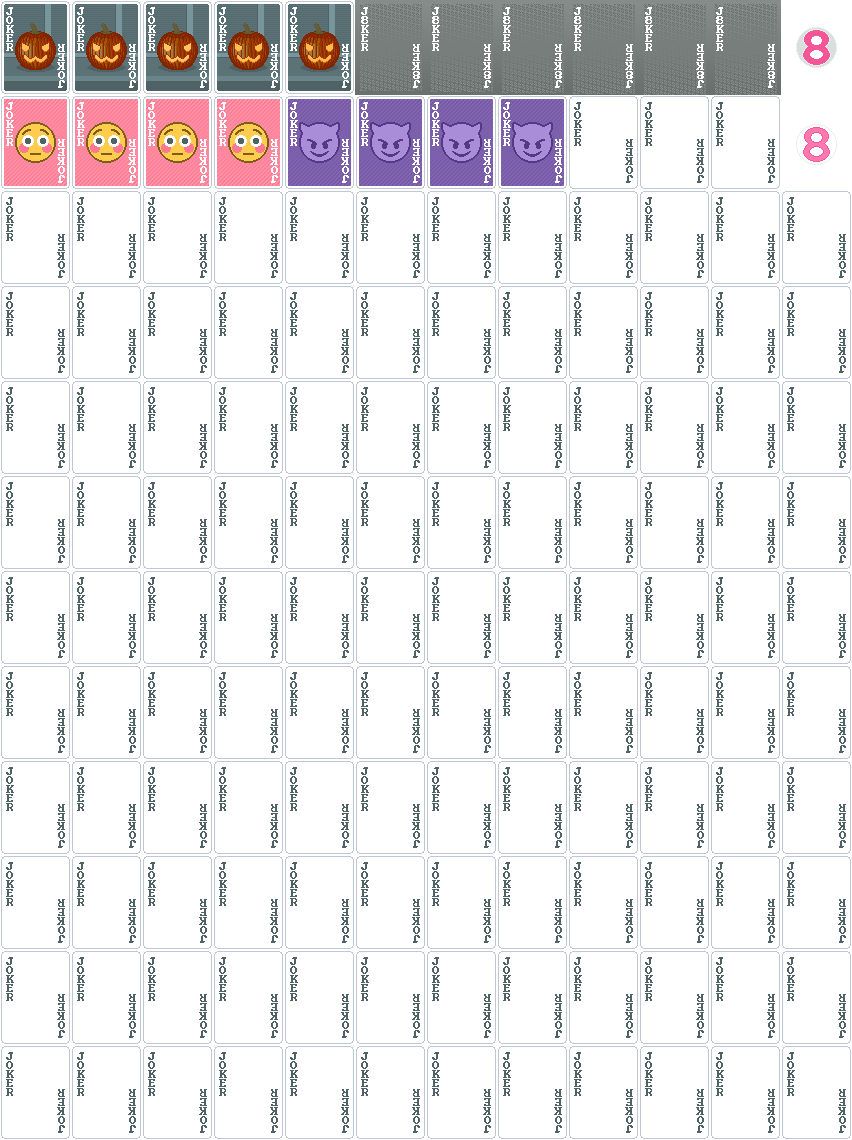
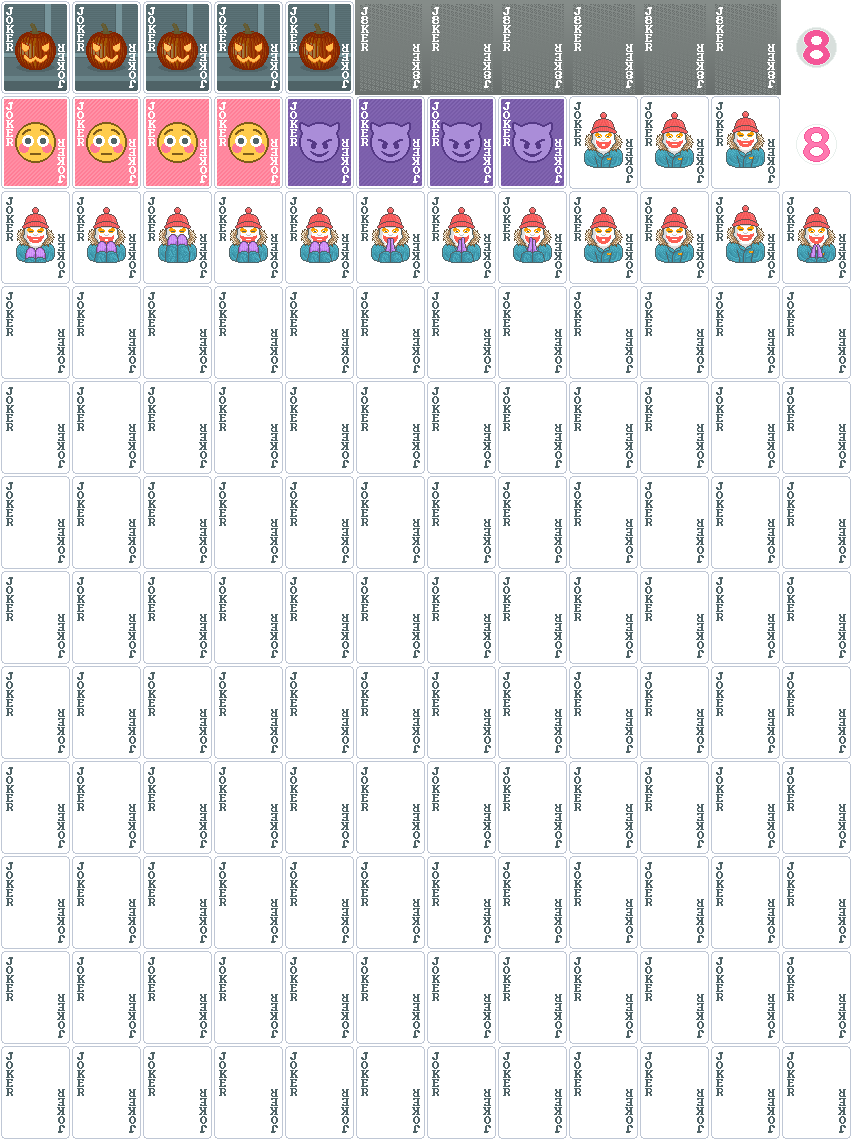
Layers edited between the first and the second (852, 1140) image:
added group "Layer Group #3" with 42 layers above "Layer Group #2" over [16, 111, 836, 263]
added group "Layer Group #12" with 3 layers in group "Layer Group #3" over [797, 207, 836, 263]
added layer "jimbo.png copy #77" in group "Layer Group #12" over [797, 207, 836, 263]
added group "Layer Group #11" with 3 layers in group "Layer Group #3" over [513, 207, 552, 263]
added layer "jimbo.png copy #76" in group "Layer Group #11" over [513, 207, 552, 263]
added group "Layer Group #10" with 3 layers in group "Layer Group #3" over [442, 207, 481, 263]
added layer "jimbo.png copy #75" in group "Layer Group #10" over [442, 207, 481, 263]
added group "Layer Group #9" with 3 layers in group "Layer Group #3" over [371, 207, 410, 263]
added layer "jimbo.png copy #74" in group "Layer Group #9" over [371, 207, 410, 263]
added group "Layer Group #8" with 3 layers in group "Layer Group #3" over [300, 207, 339, 263]
added layer "jimbo.png copy #95" in group "Layer Group #8" over [300, 207, 339, 263]
added group "Layer Group #7" with 3 layers in group "Layer Group #3" over [229, 207, 268, 263]
added layer "jimbo.png copy #90" in group "Layer Group #7" over [229, 207, 268, 263]
added group "Layer Group #6" with 3 layers in group "Layer Group #3" over [158, 207, 197, 263]
added layer "jimbo.png copy #73" in group "Layer Group #6" over [158, 207, 197, 263]
added group "Layer Group #5" with 3 layers in group "Layer Group #3" over [87, 207, 126, 263]
added layer "jimbo.png copy #72" in group "Layer Group #5" over [87, 207, 126, 263]
added group "Layer Group #4" with 3 layers in group "Layer Group #3" over [16, 207, 55, 263]
added layer "jimbo.png copy #83" in group "Layer Group #4" over [16, 207, 55, 263]
added layer "jimbo.png copy #82" in group "Layer Group #3" over [726, 205, 765, 263]
added layer "jimbo.png copy #81" in group "Layer Group #3" over [726, 111, 765, 168]
…and 22 more changes (22 added)
